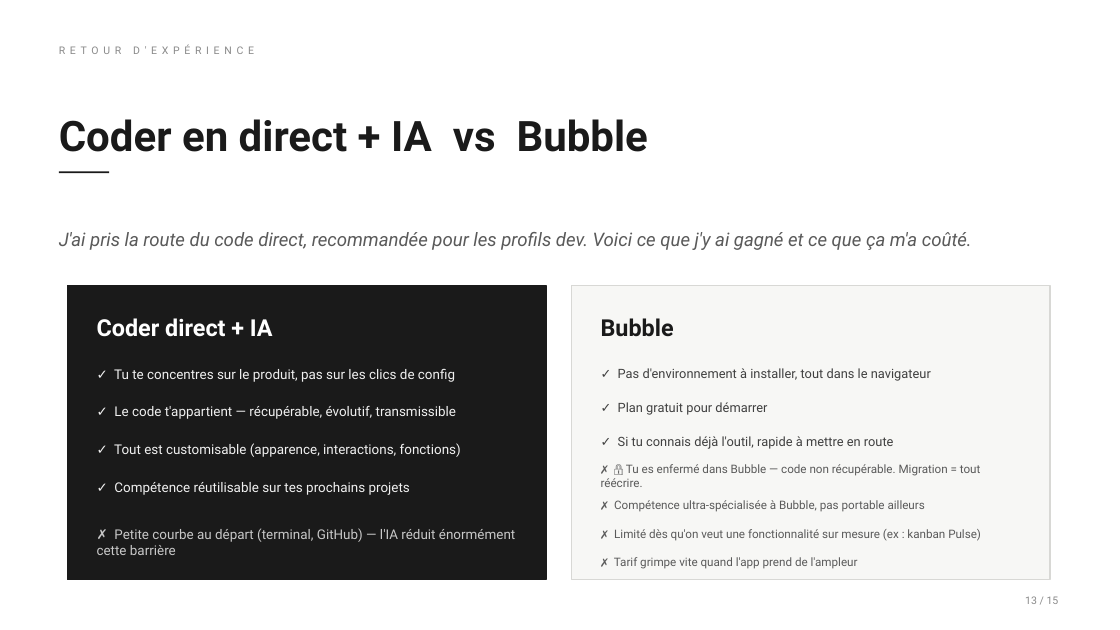
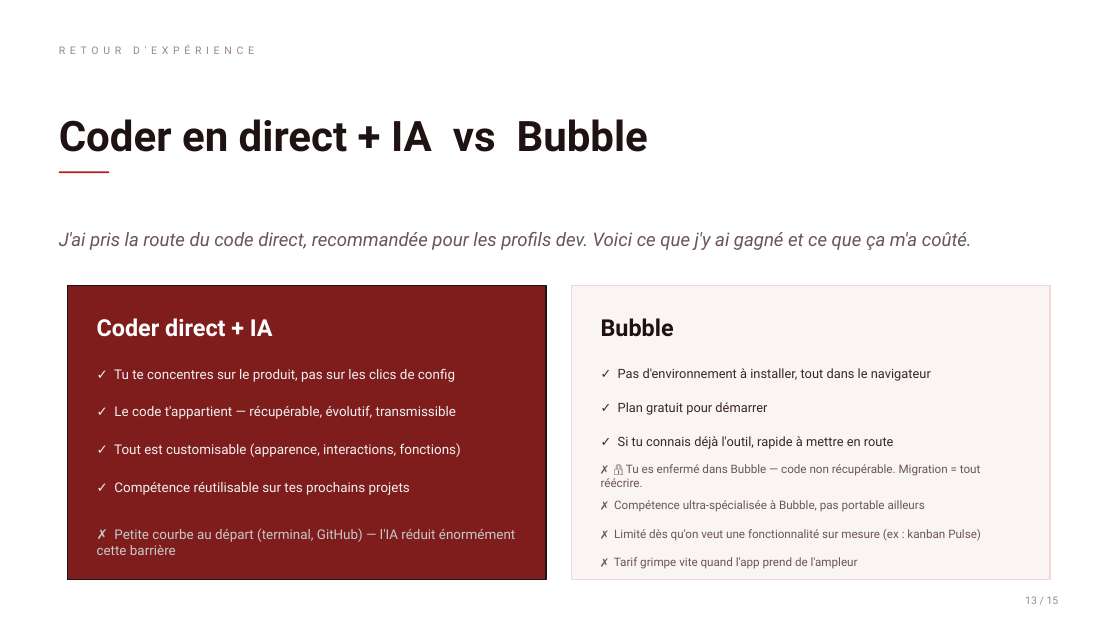
Before and after one commit to VincentG32/echo, a slide deck: slide 14 of docs/pulse-presentation.pptx. Drawn at 1120x630 pixels with LibreOffice and Linux fonts; fonts in the diff are those of the drawing. Boxes give left, top, right and bottom in pixels: in the first picture for what was removed or moved away, otherwise in the second. Text is boxed around its words. In the diff, an @@ line names an element or a change of style, - is before the commit and + after.

```diff
--- a/docs/pulse-presentation.pptx
+++ b/docs/pulse-presentation.pptx
@@ text "RETOUR D'EXPÉRIENCE" at (133, 46, 140, 54): text colour #8A8A8A to #9A8889 @@
@@ text "Coder en direct + IA ..." at (59, 119, 648, 152): text colour #1A1A1A to #1F1213 @@
@@ line (59, 172) - (109, 172): stroke #1A1A1A 1.5 pt to #B91C1C 1.5 pt @@
@@ rectangle at (67, 286, 546, 580): fill #1A1A1A to #7F1D1D; outline #1A1A1A 1 pt to #1F1213 1 pt @@
@@ rectangle at (571, 286, 1050, 580): fill #F7F7F5 to #FBF4F5; outline #D8D8D5 1 pt to #ECD9DB 1 pt @@
@@ text colour #404040 to #3A2628 in 3 elements at (618, 368, 931, 381), (618, 402, 767, 415), (618, 436, 894, 449) @@
@@ text colour #5A5A5A to #6B5557 in 5 elements at (59, 232, 972, 250), (601, 464, 981, 487), (614, 500, 925, 512), (614, 529, 981, 541), (614, 557, 858, 569) @@
```
Also in this commit, not shown: 15 other slides changed, 1 other file.
